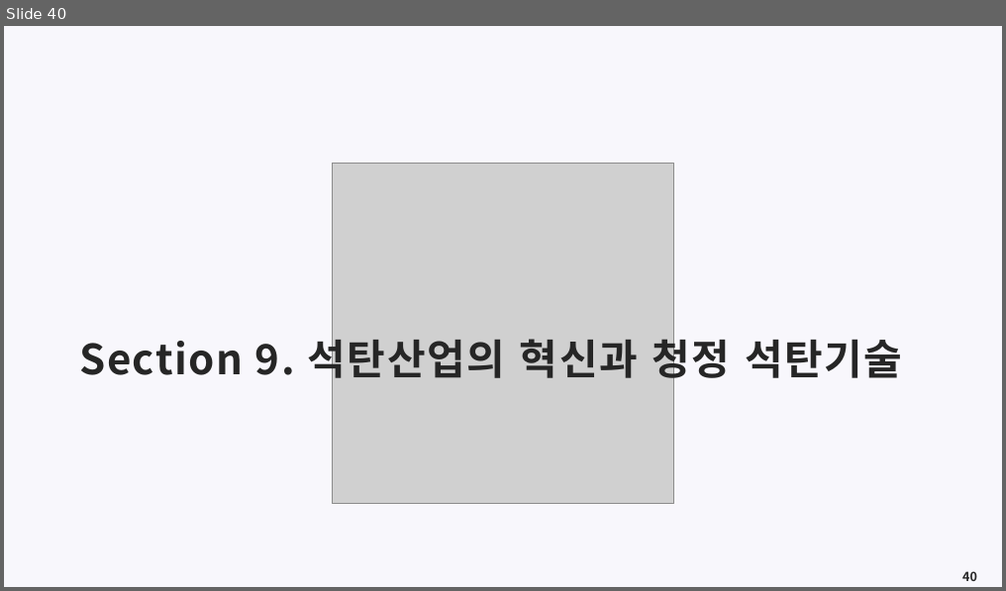
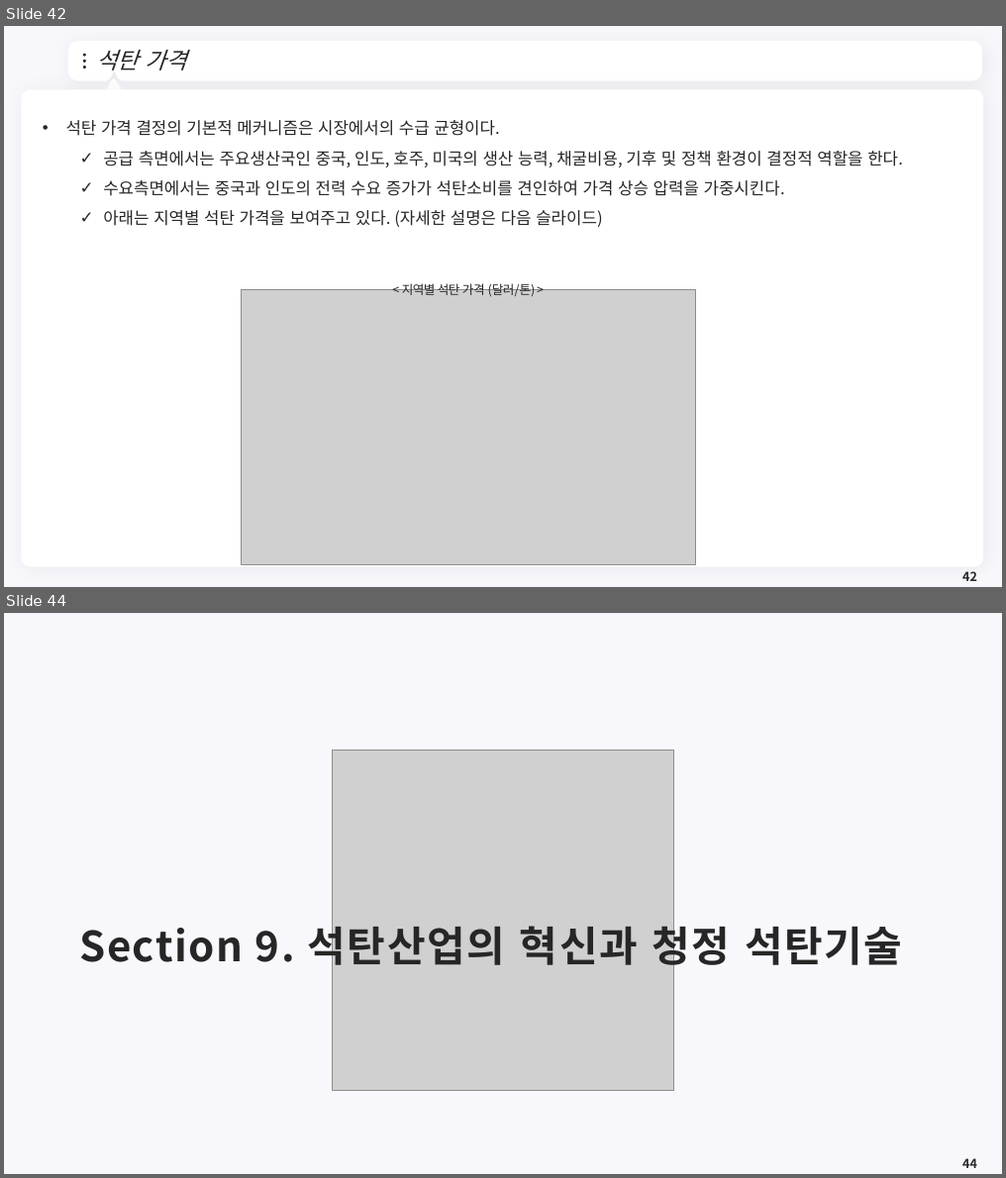
Before and after one commit to meandthey/Teaching, a slide deck: 에너지경제학/자원에너지경제학_Chapter_4 (석탄).pptx. Shown one above the other, each under a label of ours: slide 40 before the commit, slides 42 and 44 after it; the slides between them are not shown. The pictures are 1006x591 and 1006x1178 pixels, drawn with LibreOffice and Linux fonts; fonts in the diff are those of the drawing; grey boxes stand for pictures; background and template pictures are left out. Boxes give left, top, right and bottom in pixels: in the first picture for what was removed or moved away, otherwise in the second. Text is boxed around its words. In the diff, an @@ line names an element or a change of style, - is before the commit and + after.

```diff
--- a/에너지경제학/자원에너지경제학_Chapter_4 (석탄).pptx
+++ b/에너지경제학/자원에너지경제학_Chapter_4 (석탄).pptx
@@ slide 42 added at (4, 26, 1002, 587), background #F8F7FC @@
@@ freeform shape added at (72, 45, 979, 77), fill #FFFFFF, outline #FFFFFF 7.25 pt @@
@@ ellipse added at (83, 54, 86, 57), fill #262626 @@
@@ title added at (96, 50, 186, 71), 22 pt, text #262626, italic @@
+석탄 가격
@@ ellipse added at (83, 60, 86, 63), fill #262626 @@
@@ ellipse added at (83, 66, 86, 69), fill #262626 @@
@@ triangle added at (105, 80, 122, 95), fill #FFFFFF, outline #FFFFFF 3.75 pt @@
@@ freeform shape added at (958, 56, 967, 68), fill #FFFFFF @@
@@ rounded rectangle added at (21, 89, 984, 568), fill #FFFFFF @@
@@ text added at (66, 120, 903, 227), 16 pt, text #262626 @@
+• 석탄 가격 결정의 기본적 메커니즘은 시장에서의 수급 균형이다.
+  ✓ 공급 측면에서는 주요생산국인 중국, 인도, 호주, 미국의 생산 능력, 채굴비용, 기후 및 정책 환경이 결정적 역할을 한다.
+  ✓ 수요측면에서는 중국과 인도의 전력 수요 증가가 석탄소비를 견인하여 가격 상승 압력을 가중시킨다.
+  ✓ 아래는 지역별 석탄 가격을 보여주고 있다. (자세한 설명은 다음 슬라이드)
@@ picture added at (242, 289, 695, 565) @@
@@ text added at (402, 280, 536, 296), 12 pt, text #262626 @@
+< 지역별 석탄 가격 (달러/톤) >
@@ page number added at (962, 571, 977, 581), 12 pt, text #262626, bold @@
+42
@@ what was slide 40 is now slide 44 @@
@@ page number at (962, 1158, 977, 1168): text changed @@
-40
+44
```
Also in this commit, not shown: 3 other slides added, 5 other files.
